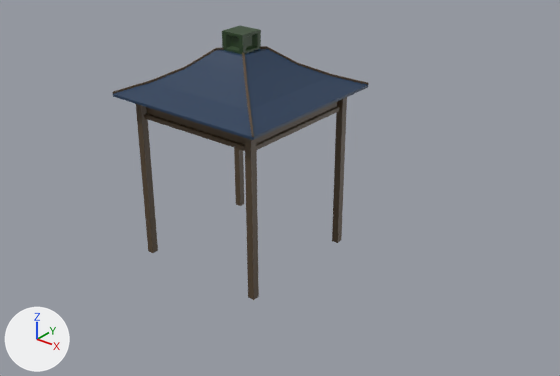
One commit to the FBX model Assets/Assetpacks/PolygonSamurai/Models/SM_Prop_Tent_01.fbx: the scene before it, then after it.
Rendered twice from a 50 mm camera at (0.0616, -0.0696, 0.0537) aimed at (0.0036, 0.003, 0.0088). The lights are fixed; the arrows at lower left show +X, +Y and +Z. Where no turn or scale is listed for an object, it has been applied to the vertices.

The first picture shows 'SM_Prop_Tent_01'.
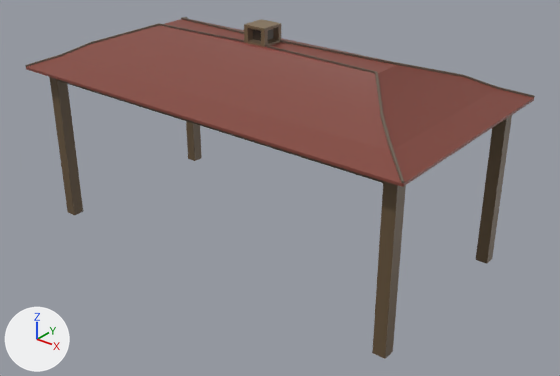
The change in detail:
Picture 'PolygonFarm_Texture_01_A.png' (img_polygonfarm_texture_01_a_png) is new.
Material 'lambert1' (mat_lambert1) is new.
Its texture is img_polygonfarm_texture_01_a_png.
me_mesh is used by ob_sm_prop_tent_01; location (0.0, 0.0, 0.0).
me_mesh had 184 vertices, 162 faces and spanned x -0.0114..0.0114, y -0.0114..0.0114, z 0.0..0.03.
me_mesh no longer uses material mat_lambert358 (picture img_polygonsamurai_tex_01_png).
me_mesh now has 184 vertices, 162 faces and spans x -0.0293..0.0298, y -0.0114..0.0197, z 0.0..0.03.
me_mesh part 1: the loose piece of 40 vertices spanning x -0.0017..0.0017, y -0.0017..0.0017, z 0.0276..0.03 is moved by (0.0, 0.004, 0.0).
me_mesh part 2: the loose piece of 8 vertices spanning x 0.0085..0.0094, y -0.0094..-0.0085, z 0.0..0.0222 is scaled about its middle by (1.76, 1.76, 1), then moved by (0.0182, 0.0006, 0.0).
me_mesh part 3: the loose piece of 8 vertices spanning x -0.0094..-0.0085, y -0.0094..-0.0085, z 0.0..0.0222 is scaled about its middle by (1.76, 1.76, 1), then moved by (-0.0175, 0.0006, 0.0).
me_mesh part 4: the loose piece of 8 vertices spanning x -0.0094..-0.0085, y 0.0085..0.0094, z 0.0..0.0222 is scaled about its middle by (1.76, 1.76, 1), then moved by (-0.0175, 0.0082, 0.0).
me_mesh part 5: the loose piece of 8 vertices spanning x 0.0085..0.0094, y 0.0085..0.0094, z 0.0..0.0222 is scaled about its middle by (1.76, 1.76, 1), then moved by (0.0182, 0.0082, 0.0).
me_mesh part 6: 112 of 184 vertices moved; they spanned x -0.0114..0.0114, y -0.0114..0.0114, z 0.0193..0.0279 and now span x -0.0293..0.0298, y -0.0114..0.0197, z 0.0207..0.0279; mean shift (0.0003, 0.0041, 0.0002); largest move (0.0086, 0.0086, 0.0193) -> (0.0269, 0.0169, 0.0207).
me_mesh now uses material mat_lambert1 (picture img_polygonfarm_texture_01_a_png).

Pixel boxes (x1, y1, x2, y2) of what changed, in the pictures (560 x 376 px; the box of a moved part takes in the faces that stretch with it):
'SM_Prop_Tent_01', recoloured, reshaped (blue to brown, 100% wider, 25% taller)
    before: (113, 26, 368, 300)
    after: (25, 17, 535, 359)
part 1 of me_mesh, moved or reshaped
    before: (222, 26, 261, 54)
    after: (244, 19, 281, 47)
part 2 of me_mesh, moved or reshaped
    before: (245, 138, 259, 300)
    after: (372, 181, 406, 359)
part 3 of me_mesh, moved or reshaped
    before: (136, 104, 158, 253)
    after: (49, 77, 83, 215)
part 4 of me_mesh, moved or reshaped
    before: (234, 148, 244, 206)
    after: (186, 121, 202, 161)
part 5 of me_mesh, moved or reshaped
    before: (332, 97, 347, 243)
    after: (476, 115, 512, 264)
part 6 of me_mesh, moved or reshaped
    before: (113, 46, 368, 151)
    after: (25, 17, 535, 187)
